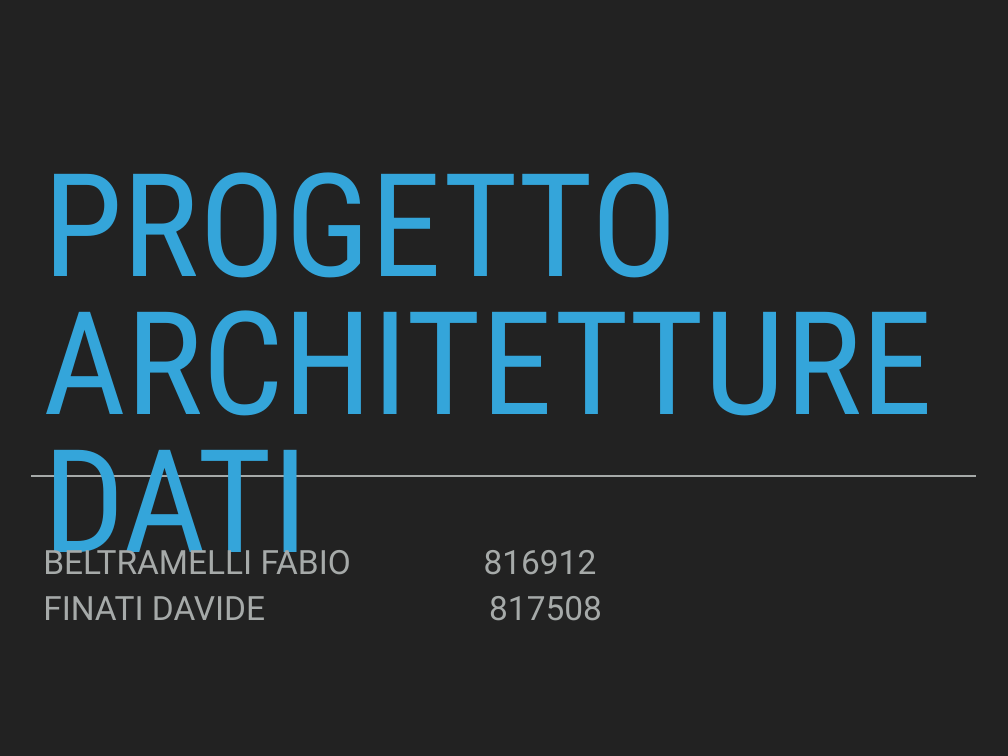
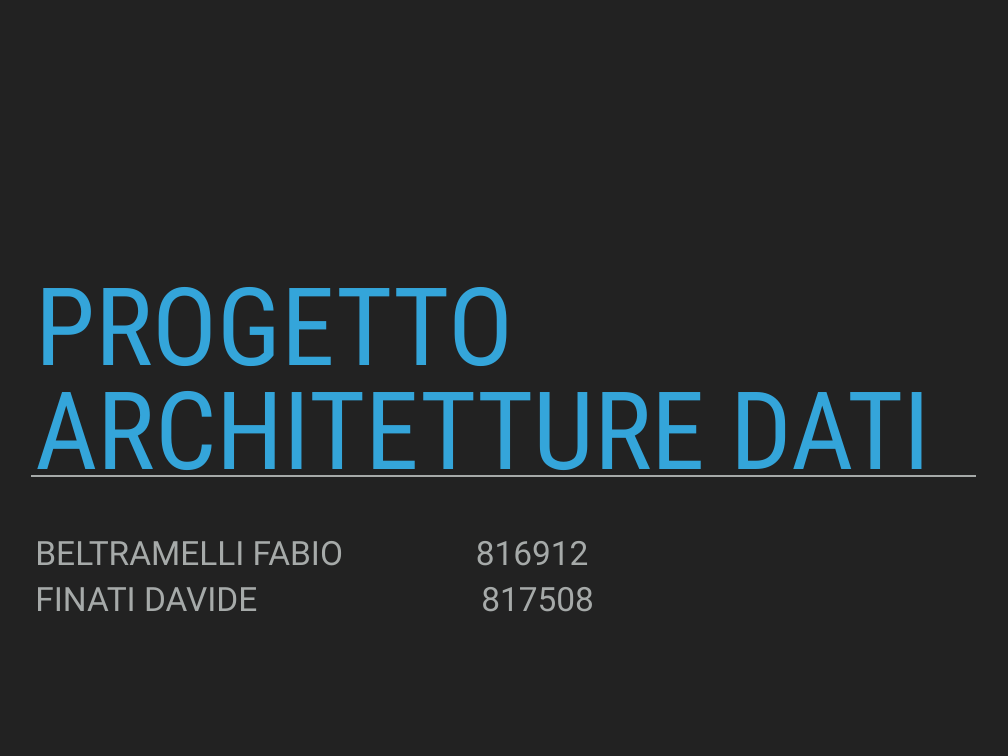
Before and after one commit to Beltra97/Unimib_ArchitettureDati, a slide deck: slide 1 of PresentazionePowerPoint.pptx. Drawn at 1008x756 pixels with LibreOffice and Linux fonts; fonts in the diff are those of the drawing. Boxes give left, top, right and bottom in pixels: in the first picture for what was removed or moved away, otherwise in the second. Text is boxed around its words. In the diff, an @@ line names an element or a change of style, - is before the commit and + after.

```diff
--- a/PresentazionePowerPoint.pptx
+++ b/PresentazionePowerPoint.pptx
@@ title "PROGETTO": place and size @@
-title "PROGETTO" at (43, 172, 933, 574)
+title "PROGETTO" at (35, 287, 931, 477)
@@ title "PROGETTO" at (35, 287, 931, 477): size 146 to 110 pt @@
@@ text "BELTRAMELLI FABIO 816912" rewrapped from (43, 544, 602, 621) to (35, 541, 594, 612) @@
```
Also in this commit, not shown: 5 other slides changed, 7 slides added, 1 slide removed, 1 other file.
